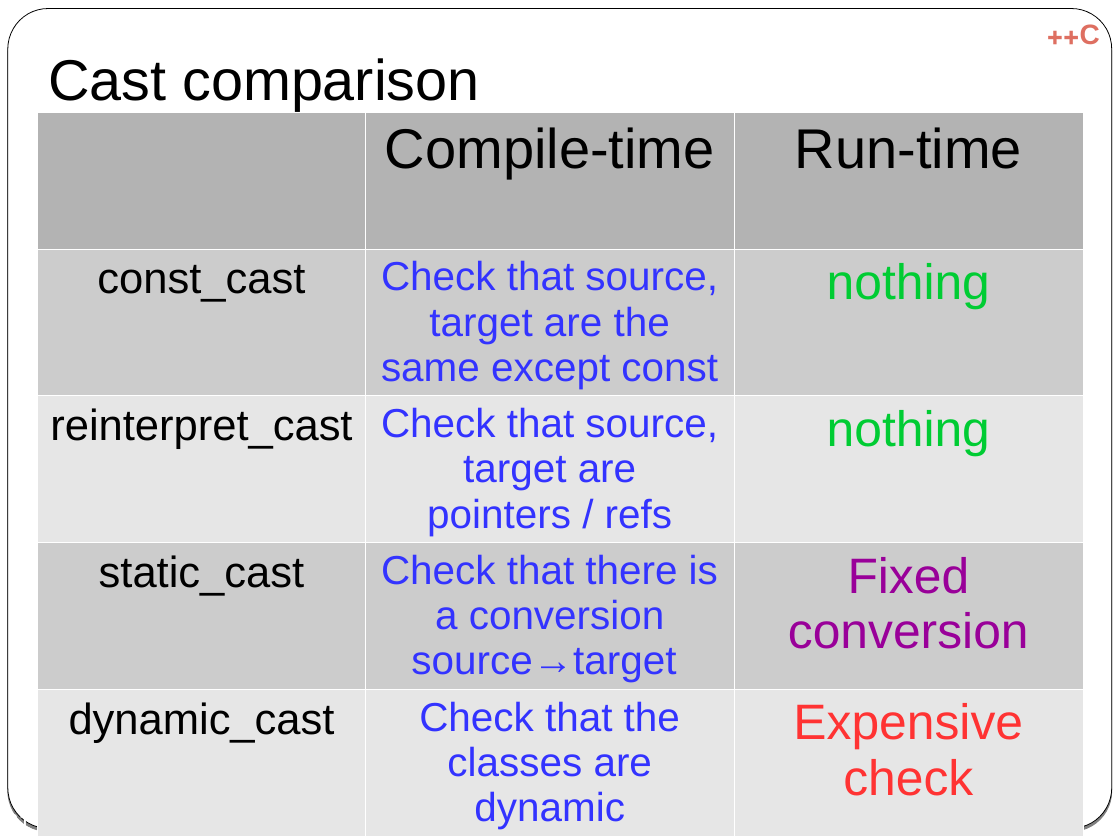
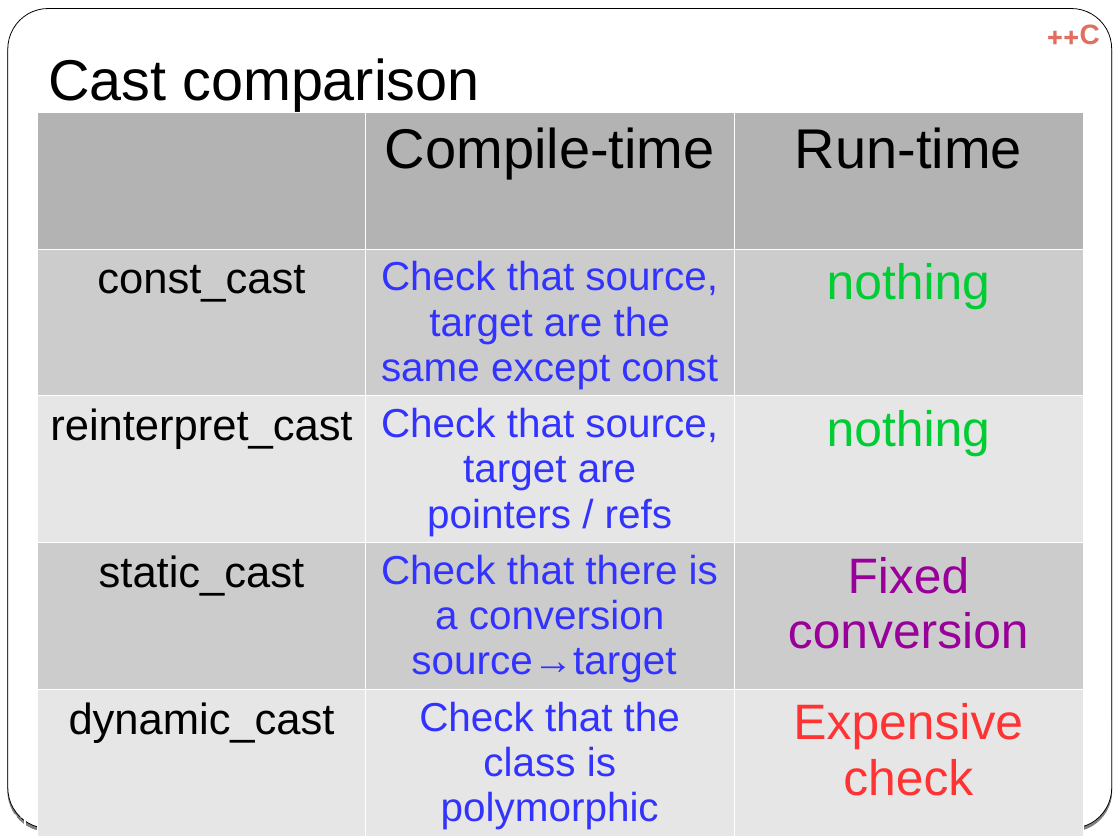
Before and after one commit to cpp-at-ariel/cpp-5778, a slide deck: slide 21 of week07-diamond-rtti/slides-rtti.odp. Drawn at 1120x840 pixels with LibreOffice and Linux fonts; fonts in the diff are those of the drawing. Boxes give left, top, right and bottom in pixels: in the first picture for what was removed or moved away, otherwise in the second. Text is boxed around its words. In the diff, an @@ line names an element or a change of style, - is before the commit and + after.

```diff
--- a/week07-diamond-rtti/slides-rtti.odp
+++ b/week07-diamond-rtti/slides-rtti.odp
@@ table at [37, 112, 1082, 837] @@
-row 5, column 2: Check that the classes are dynamic
+row 5, column 2: Check that the class is polymorphic
```
Also in this commit, not shown: 1 other slide changed, 12 other files.
